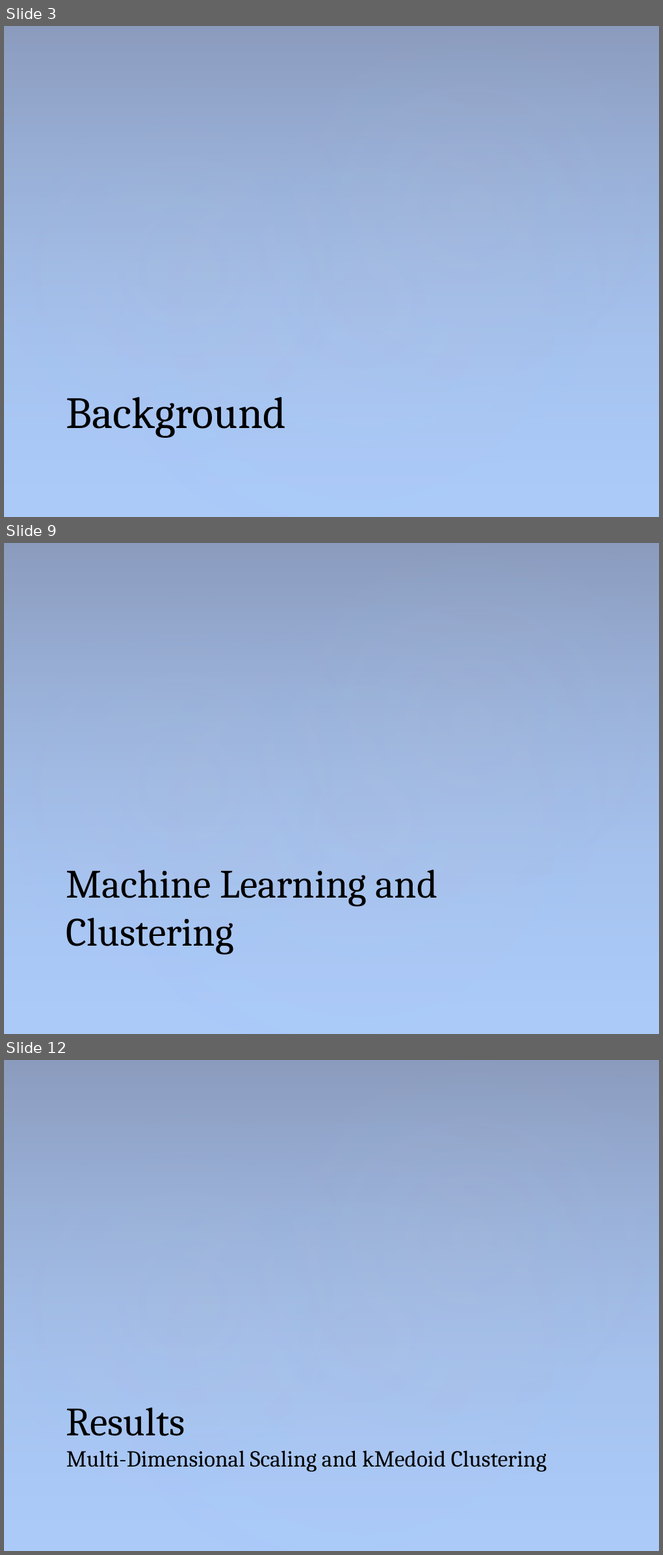
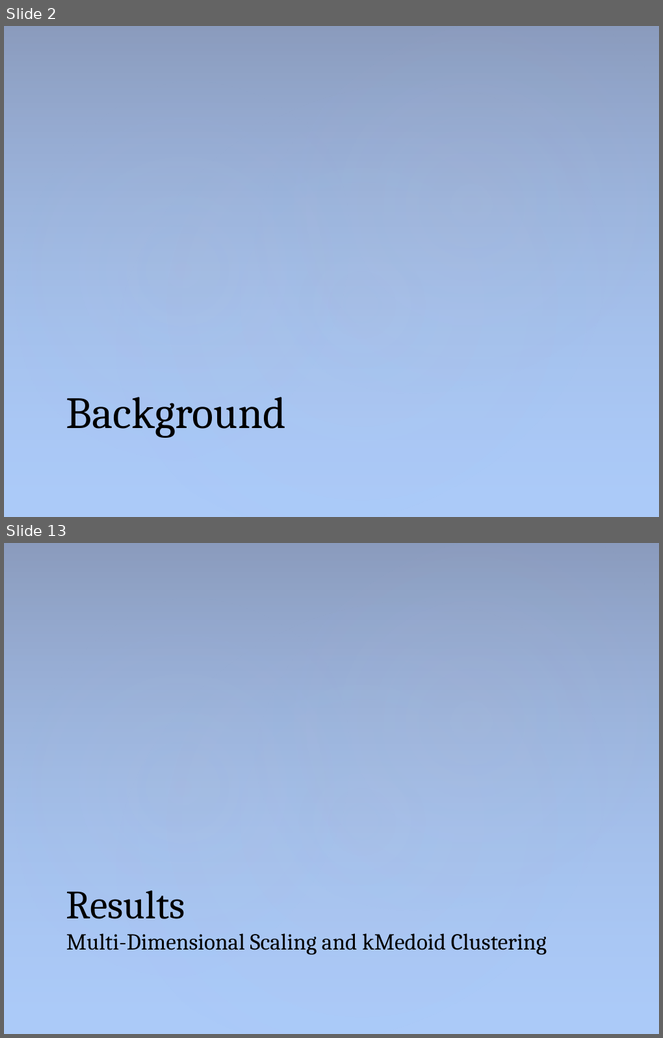
Before and after one commit to sam-lev/Classifications-Of-Songs-via-Homology-of-Chroma-Features, a slide deck: project/presentation/PresentationPowerPoint.pptx. Shown one above the other, each under a label of ours: slides 3, 9 and 12 before the commit, slides 2 and 13 after it; the slides between them are not shown. The pictures are 663x1555 and 663x1038 pixels, drawn with LibreOffice and Linux fonts; fonts in the diff are those of the drawing. Boxes give left, top, right and bottom in pixels: in the first picture for what was removed or moved away, otherwise in the second. Text is boxed around its words. In the diff, an @@ line names an element or a change of style, - is before the commit and + after.

```diff
--- a/project/presentation/PresentationPowerPoint.pptx
+++ b/project/presentation/PresentationPowerPoint.pptx
@@ slide 9 removed at (4, 543, 659, 1034), background #ACCBF9; not listed: 4 template elements that a slide beside it also shows @@
@@ title removed at (66, 870, 438, 955) @@
-Machine Learning and Clustering
@@ what was slide 3 is now slide 2 @@
@@ what was slide 12 is now slide 13 @@
```
Also in this commit, not shown: 5 slides changed, 7 slides added, 4 other slides removed, 3 other files.
